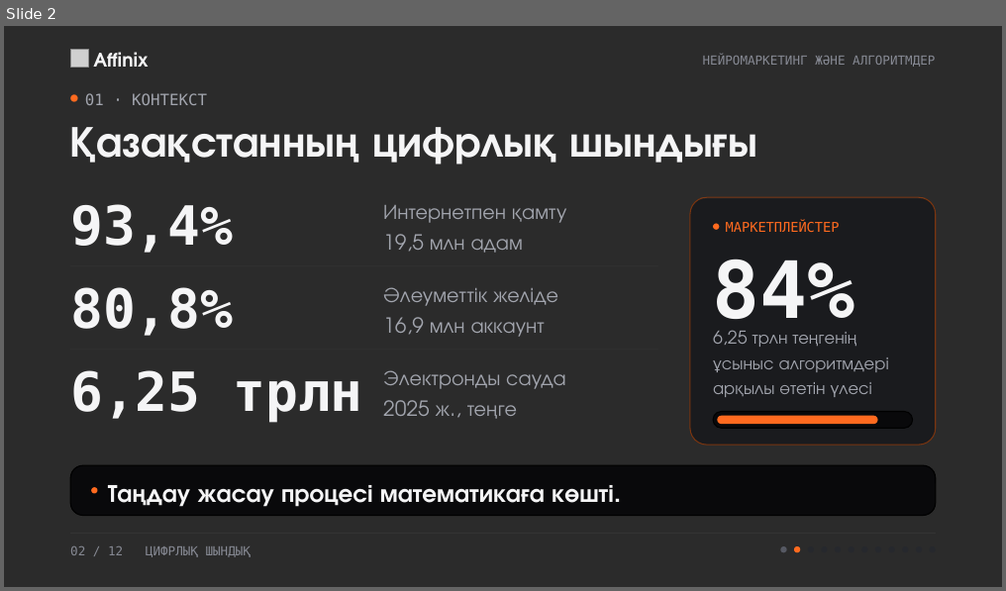
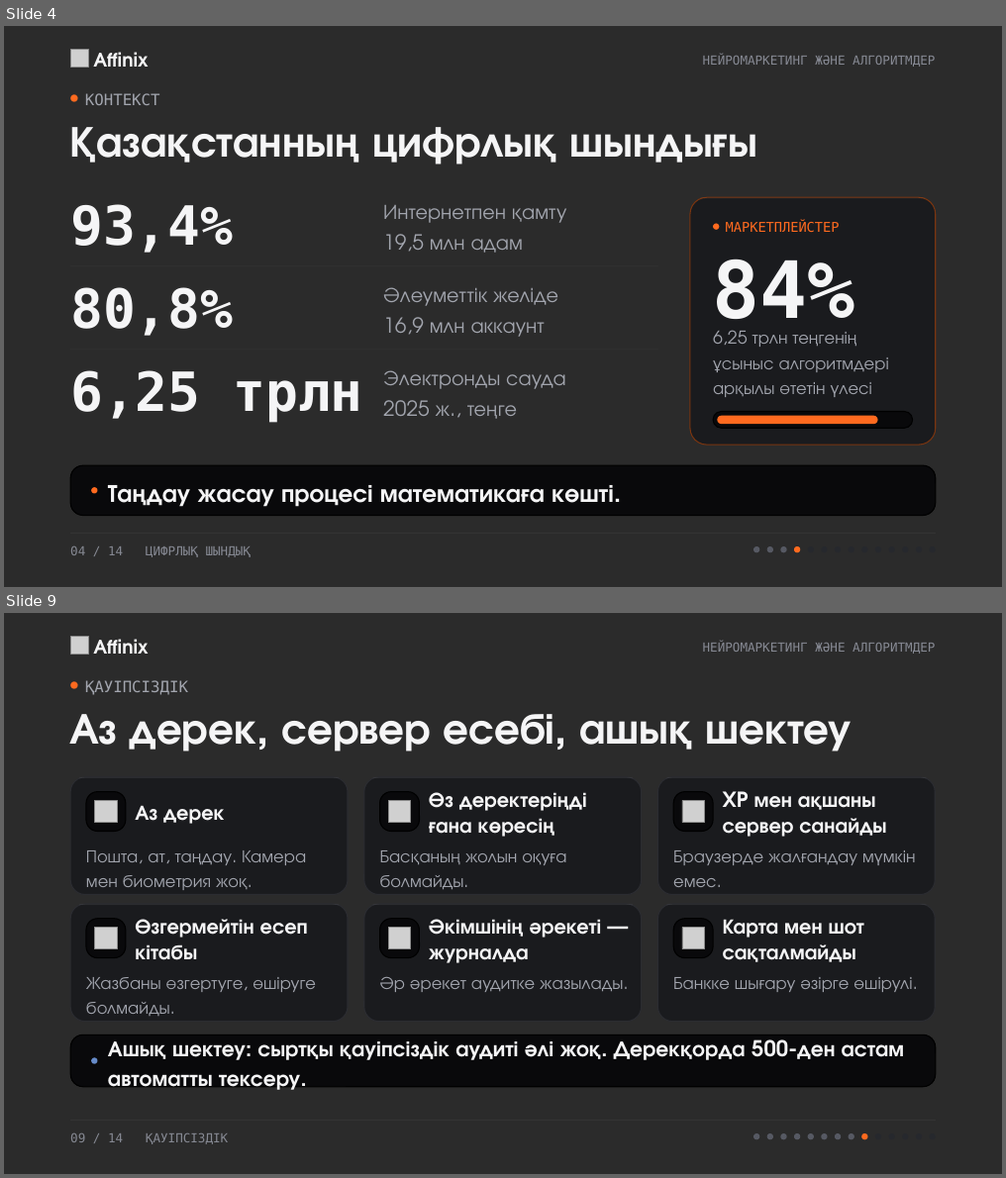
Before and after one commit to NUREKE178/affinix, a slide deck: presentation/neuromarketing/neuromarketing.pptx. Shown one above the other, each under a label of ours: slide 2 before the commit, slides 4 and 9 after it; the slides between them are not shown. The pictures are 1006x591 and 1006x1178 pixels, drawn with LibreOffice and Linux fonts; fonts in the diff are those of the drawing; grey boxes stand for pictures; background and template pictures are left out; a plain dark background stands for a picture behind light text. Boxes give left, top, right and bottom in pixels: in the first picture for what was removed or moved away, otherwise in the second. Text is boxed around its words. In the diff, an @@ line names an element or a change of style, - is before the commit and + after.

```diff
--- a/presentation/neuromarketing/neuromarketing.pptx
+++ b/presentation/neuromarketing/neuromarketing.pptx
@@ slide 9 added at [4,613,1002,1174], background picture (left out) @@
@@ picture added at [70,636,88,655] @@
@@ text added at [93,639,148,654], 18 pt, text #F5F5F6, bold @@
+Affinix
@@ text added at [703,643,935,654], 12 pt, text #868993 @@
+НЕЙРОМАРКЕТИНГ ЖӘНЕ АЛГОРИТМДЕР
@@ ellipse added at [70,682,78,689], fill #FF6A1F @@
@@ text added at [85,680,188,695], 15 pt, text #A2A5AE @@
+ҚАУІПСІЗДІК
@@ text added at [69,714,851,752], 42 pt, text #F5F5F6, bold @@
+Аз дерек, сервер есебі, ашық шектеу
@@ group added at [70,777,348,894]: 2 rounded rectangles, 2 texts, 1 rectangle, 1 picture @@
+Аз дерек
+Пошта, ат, таңдау. Камера мен биометрия жоқ.
@@ group added at [364,777,642,894]: 2 rounded rectangles, 2 texts, 1 rectangle, 1 picture @@
+Өз деректеріңді ғана көресің
+Басқаның жолын оқуға болмайды.
@@ group added at [658,777,936,894]: 2 rounded rectangles, 2 texts, 1 rectangle, 1 picture @@
+XP мен ақшаны сервер санайды
+Браузерде жалғандау мүмкін емес.
@@ group added at [70,904,348,1022]: 2 rounded rectangles, 2 texts, 1 rectangle, 1 picture @@
+Өзгермейтін есеп кітабы
+Жазбаны өзгертуге, өшіруге болмайды.
@@ group added at [364,904,642,1022]: 2 rounded rectangles, 2 texts, 1 rectangle, 1 picture @@
+Әкімшінің әрекеті — журналда
+Әр әрекет аудитке жазылады.
@@ group added at [658,904,936,1022]: 2 rounded rectangles, 2 texts, 1 rectangle, 1 picture @@
+Карта мен шот сақталмайды
+Банкке шығару әзірге өшірулі.
@@ rounded rectangle added at [70,1035,936,1087], fill #09090B, outline #000000 1 pt @@
@@ ellipse added at [91,1058,98,1063], fill #668BC9 @@
@@ text added at [108,1040,904,1090], 21 pt, text #F5F5F6, bold @@
+Ашық шектеу: сыртқы қауіпсіздік аудиті әлі жоқ. Дерекқорда 500-ден астам автоматты тексеру.
@@ rectangle added at [70,1121,936,1121], fill #FFFFFF at 7% opacity @@
@@ text added at [70,1134,228,1145], 12 pt, text #868993 @@
+09 / 14 ҚАУІПСІЗДІК
@@ ellipse added at [753,1134,759,1140], fill #565963 @@
@@ ellipse added at [767,1134,773,1140], fill #565963 @@
@@ ellipse added at [781,1134,787,1140], fill #565963 @@
@@ ellipse added at [795,1134,801,1140], fill #565963 @@
@@ ellipse added at [808,1134,814,1140], fill #565963 @@
@@ ellipse added at [822,1134,828,1140], fill #565963 @@
@@ ellipse added at [835,1134,841,1140], fill #565963 @@
@@ ellipse added at [848,1134,854,1140], fill #565963 @@
@@ ellipse added at [862,1134,868,1140], fill #FF6A1F @@
@@ ellipse added at [875,1134,881,1140], fill #26282D @@
@@ ellipse added at [889,1134,895,1140], fill #26282D @@
@@ ellipse added at [902,1134,908,1140], fill #26282D @@
@@ ellipse added at [916,1134,922,1140], fill #26282D @@
@@ ellipse added at [930,1134,936,1140], fill #26282D @@
@@ what was slide 2 is now slide 4 @@
@@ slide 4 changed as well @@
@@ text at [85,93,160,105]: text changed @@
-01 · КОНТЕКСТ
+КОНТЕКСТ
@@ text at [70,547,251,558]: text changed @@
-02 / 12 ЦИФРЛЫҚ ШЫНДЫҚ
+04 / 14 ЦИФРЛЫҚ ШЫНДЫҚ
@@ ellipse added at [753,547,759,553], fill #565963 @@
@@ ellipse added at [767,547,773,553], fill #565963 @@
```
Also in this commit, not shown: 11 other slides changed, 1 other slide added, 7 other files.
